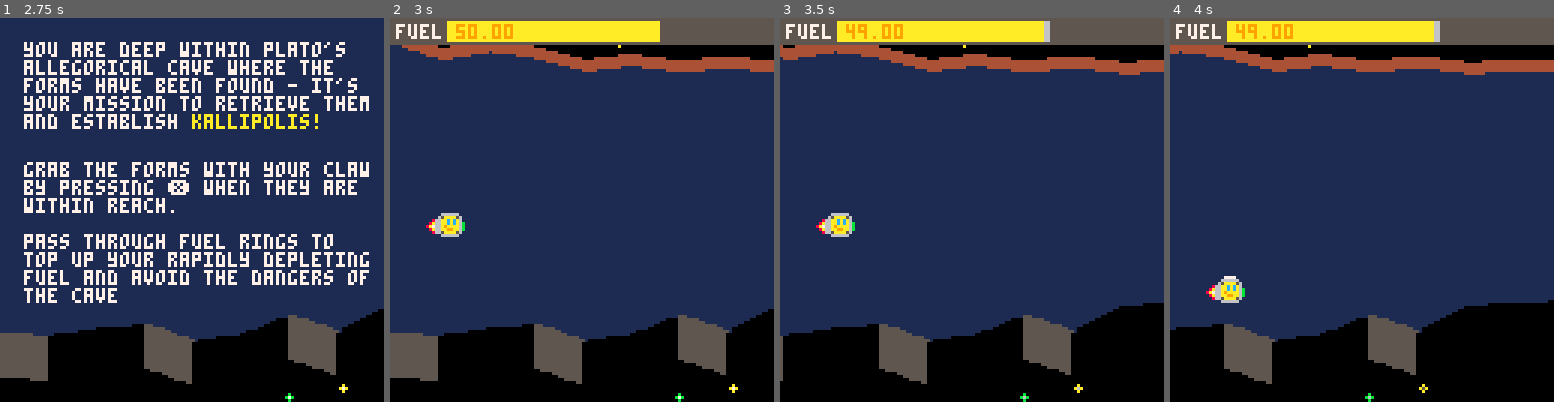
Above: before the commit, frames 1-4 (left to right).
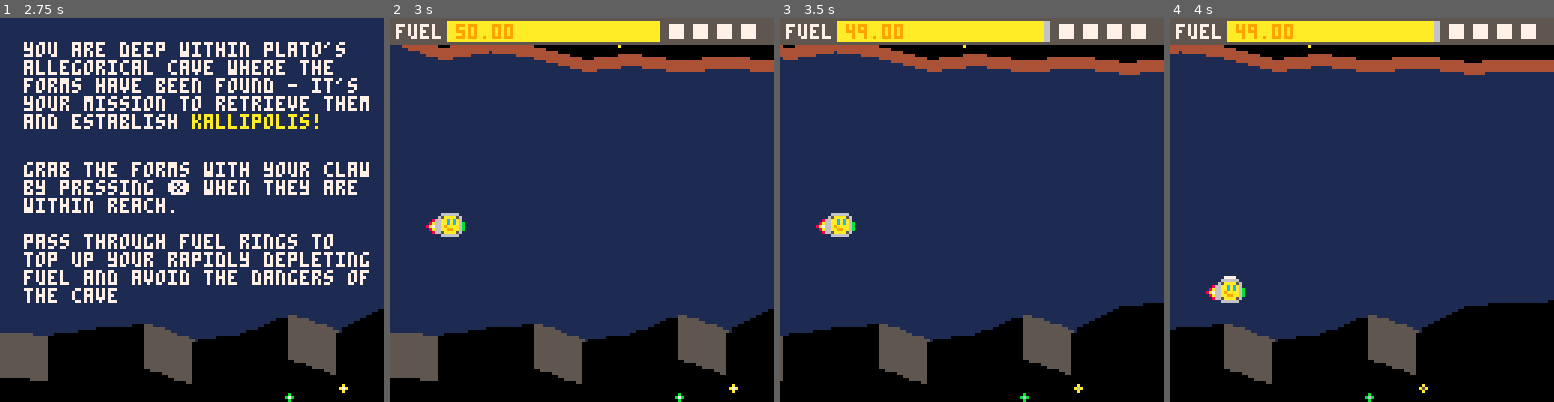
Above: after the commit, the same moments.

Repository: broquaint/pico8-carts
Game: PICO-8 cartridge eggjam3.p8
The game is run twice, just before and just after one commit, with the same random seed, the same clock (stepped at 60 frames per second) and the same inputs.
Inputs:
- Up to frame 1 (2.75 s): tap X (X key) at 0.33, 1.07, 1.85 s; tap O (Z key) at 0.7, 1.7, 2.1, 2.5 s; hold Right 1.6-2.1 s; hold Up 2.15-2.42 s; hold Right from 2.47 s (still down)
- Up to frame 2 (3 s): keep holding Right; tap O (Z key) at 2.9 s; tap X (X key) at 2.97 s
- Up to frame 3 (3.5 s): release Right at 3.03 s; hold Left from 3.08 s (still down); tap O (Z key) at 3.3 s
- Up to frame 4 (4 s): release Left at 3.58 s; hold Down 3.63-3.97 s; tap O (Z key) at 3.7 s

Frame 1 is identical in both runs. In frame 2, 0.6% of the frame differs, in the area x 72-96%, y 1-6%; in frame 3, 0.6%; in frame 4, 0.6%.

Commit message:
Add placeholder icons for forms
The UI is more coherent that way.

Diff:
--- a/eggjam3.p8
+++ b/eggjam3.p8
@@ -827,10 +827,15 @@
 
    local ficon_offset = cam_x+91
    for i = 1, #forms do
+      local missing_form = true
       for j = 1, #collected_forms do
          if collected_forms[j].name  == forms[i].name then
             spr(forms[i].icon_spr, ficon_offset, 0)
+            missing_form = false
          end
+      end
+      if missing_form then
+         rectfill(ficon_offset+2, 2, ficon_offset+6, 6, white)
       end
       ficon_offset += 8
    end
